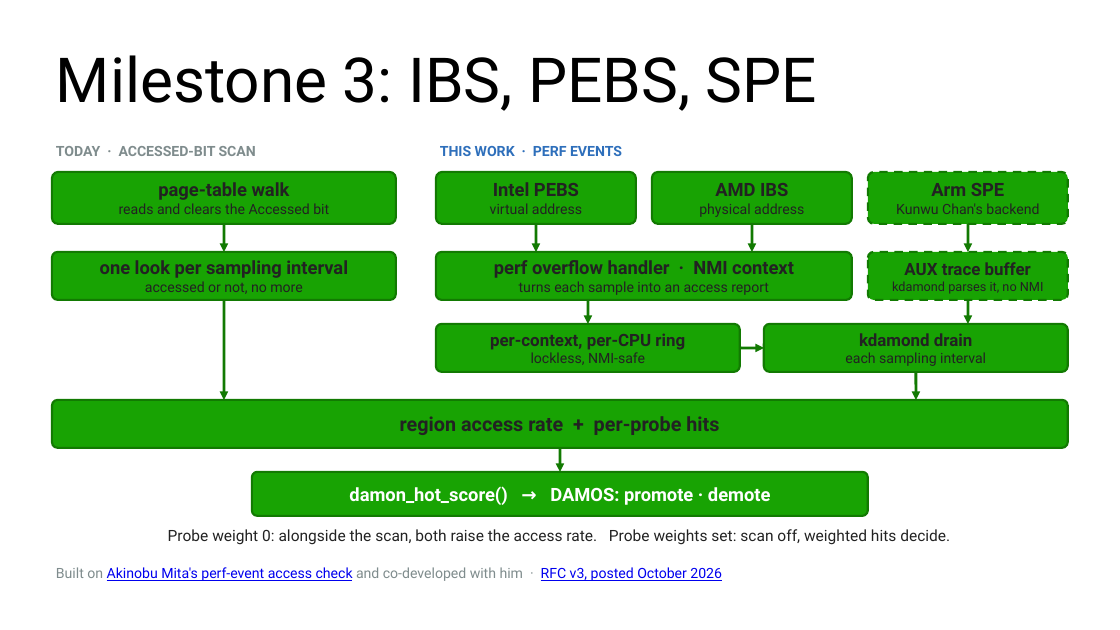
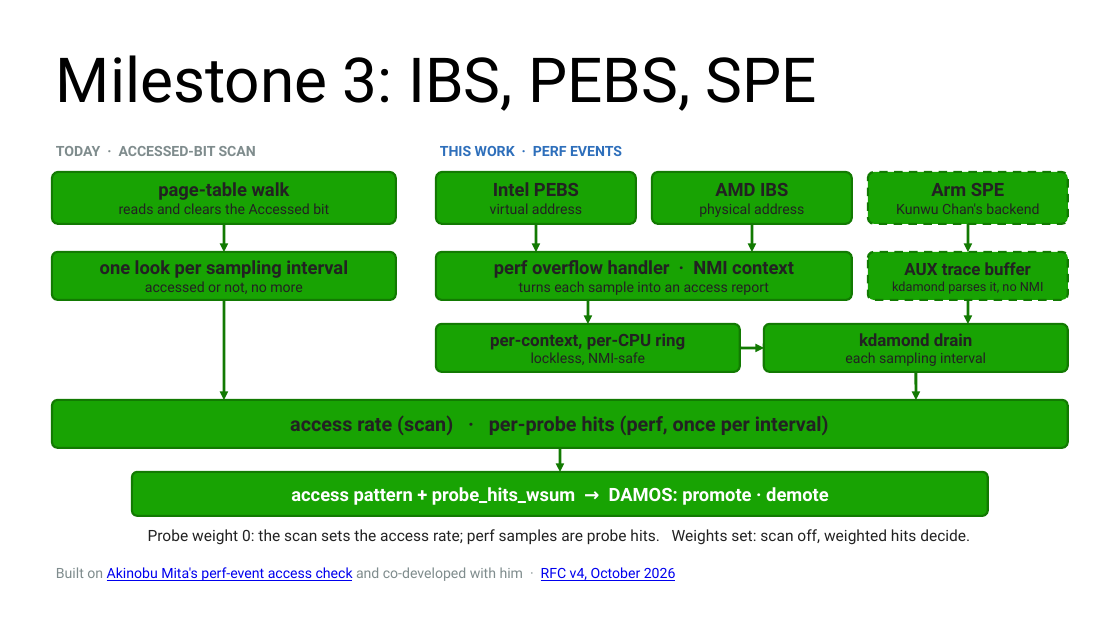
Before and after one commit to damonitor/talks, a slide deck: slide 13 of 2026/lpc/damon_nano_conf/damon_extension.odp. Drawn at 1120x630 pixels with LibreOffice and Linux fonts; fonts in the diff are those of the drawing. Boxes give left, top, right and bottom in pixels: in the first picture for what was removed or moved away, otherwise in the second. Text is boxed around its words. In the diff, an @@ line names an element or a change of style, - is before the commit and + after.

Commit message:
2026/lpc/damon_nano_conf: add more slides

```diff
--- a/2026/lpc/damon_nano_conf/damon_extension.odp
+++ b/2026/lpc/damon_nano_conf/damon_extension.odp
@@ text in rounded rectangle at (x1=290, y1=415, x2=829, y2=435): text changed @@
-region access rate + per-probe hits
+access rate (scan) · per-probe hits (perf, once per interval)
@@ rounded rectangle "access pattern + probe_hits_wsum → ..." resized from (x1=252, y1=472, x2=868, y2=515) to (x1=132, y1=472, x2=988, y2=515) @@
@@ text in rounded rectangle at (x1=291, y1=487, x2=829, y2=505): text changed @@
-damon_hot_score() → DAMOS: promote · demote
+access pattern + probe_hits_wsum → DAMOS: promote · demote
@@ text at (x1=148, y1=529, x2=970, y2=545): text changed @@
-Probe weight 0: alongside the scan, both raise the access rate. Probe weights set: scan off, weighted hits decide.
+Probe weight 0: the scan sets the access rate; perf samples are probe hits. Weights set: scan off, weighted hits decide.
@@ text at (x1=56, y1=567, x2=676, y2=581): text changed @@
-Built on Akinobu Mita's perf-event access check and co-developed with him · RFC v3, posted October 2026
+Built on Akinobu Mita's perf-event access check and co-developed with him · RFC v4, October 2026
```
Also in this commit, not shown: 1 other slide changed, 7 other files.
